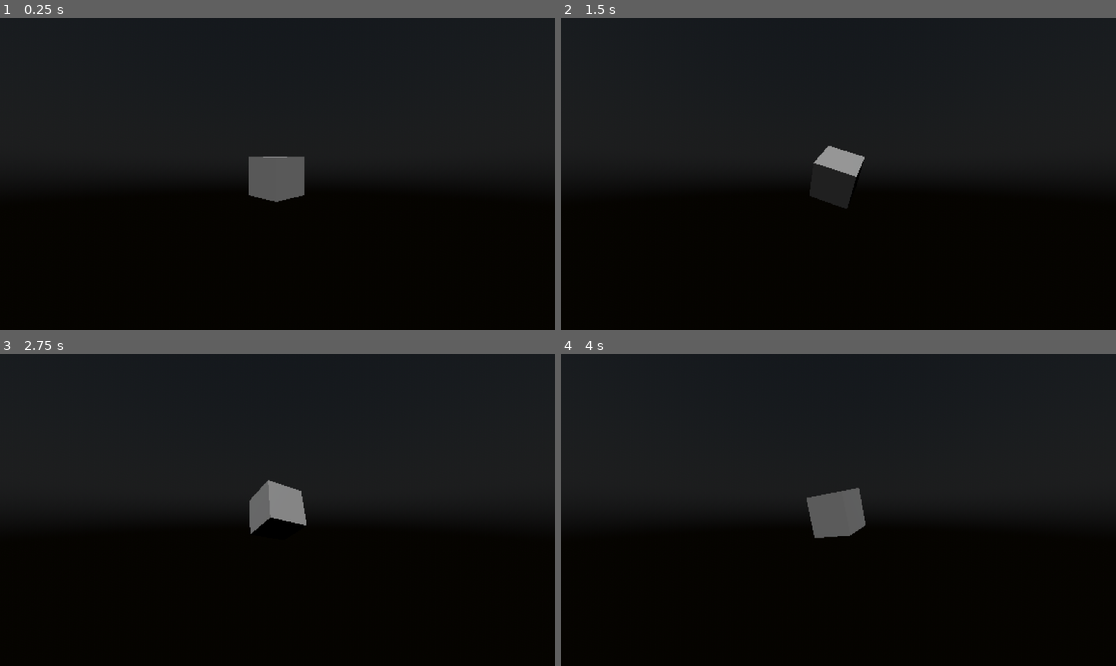
Above: before the commit, frames 1-4 (two rows, left to right).
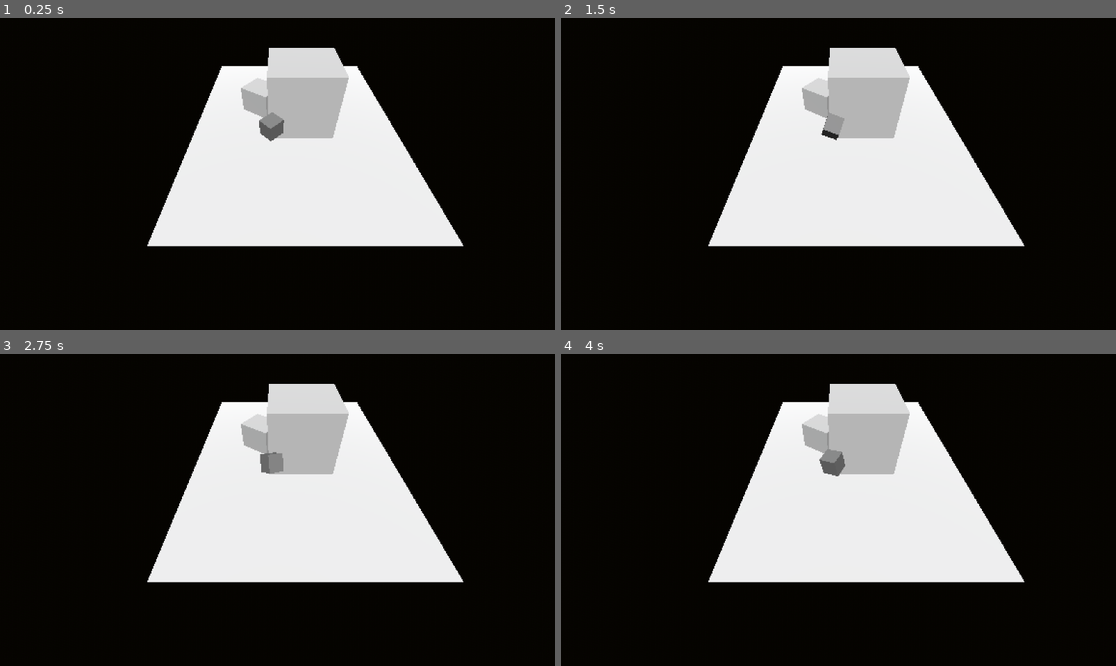
Above: after the commit, the same moments.

Repository: Numbers-Group/CODENAME-SPMC
Game: Godot game, scene res://Scenes/Levels/CubesSpin.tscn
The game is run twice, just before and just after one commit, with the same random seed, the same clock (stepped at 60 frames per second) and the same inputs. Before the commit the project starts from res://3d_shader_test.tscn.
Inputs:
- Up to frame 1 (0.25 s): no input
- Up to frame 2 (1.5 s): no input
- Up to frame 3 (2.75 s): no input
- Up to frame 4 (4 s): no input

The runs differ from the first frame. In frame 1, 60% of the frame differs, in the area x 0-100%, y 0-74%; in frame 2, 60%; in frame 3, 60%; in frame 4, 60%.

Commit message:
Simple Cubes

Diff:
--- /dev/null
+++ b/Scenes/Levels/CubesSpin.tscn
@@ -0,0 +1,74 @@
+[gd_scene load_steps=11 format=3 uid="uid://l37a6la5f4r5"]
+
+[ext_resource type="Script" path="res://Scripts/cube_spin.gd" id="1_27hwt"]
+[ext_resource type="PackedScene" uid="uid://qoaacoopu06d" path="res://Assets/Cubes.glb" id="2_1j2yi"]
+[ext_resource type="Shader" path="res://Shaders/Outline.gdshader" id="3_1y2ct"]
+[ext_resource type="Script" path="res://Scripts/CameraController.gd" id="3_4w2p4"]
+
+[sub_resource type="ShaderMaterial" id="ShaderMaterial_xxalg"]
+
+[sub_resource type="PhysicalSkyMaterial" id="PhysicalSkyMaterial_c86lj"]
+
+[sub_resource type="Sky" id="Sky_kfsek"]
+sky_material = SubResource("PhysicalSkyMaterial_c86lj")
+
+[sub_resource type="Environment" id="Environment_eplj0"]
+background_mode = 2
+sky = SubResource("Sky_kfsek")
+
+[sub_resource type="ShaderMaterial" id="ShaderMaterial_78tk2"]
+render_priority = 0
+shader = ExtResource("3_1y2ct")
+shader_parameter/depth_threshold = 0.05
+shader_parameter/reverse_depth_threshold = 0.25
+shader_parameter/normal_threshold = 0.6
+shader_parameter/darken_amount = 0.3
+shader_parameter/lighten_amount = 1.5
+shader_parameter/normal_edge_bias = Vector3(1, 1, 1)
+shader_parameter/light_direction = Vector3(-0.96, -0.18, 0.2)
+
+[sub_resource type="QuadMesh" id="QuadMesh_blcye"]
+material = SubResource("ShaderMaterial_78tk2")
+flip_faces = true
+size = Vector2(2, 2)
+
+[node name="Node3D" type="Node3D"]
+
+[node name="SubViewportContainer" type="SubViewportContainer" parent="."]
+texture_filter = 1
+anchors_preset = 15
+anchor_right = 1.0
+anchor_bottom = 1.0
+grow_horizontal = 2
+grow_vertical = 2
+stretch = true
+stretch_shrink = 2
+
+[node name="SubViewport" type="SubViewport" parent="SubViewportContainer"]
+handle_input_locally = false
+size = Vector2i(576, 324)
+render_target_update_mode = 4
+
+[node name="Level" type="Node3D" parent="SubViewportContainer/SubViewport"]
+
+[node name="CSGBox3D" type="CSGBox3D" parent="SubViewportContainer/SubViewport/Level"]
+transform = Transform3D(0.319666, -0.00302337, 0.231175, 0.00205509, 0.399282, 0.00216877, -0.254087, -0.000574241, 0.290858, -0.712678, 0.393917, 2.14628)
+size = Vector3(1, 0.978394, 1)
+material = SubResource("ShaderMaterial_xxalg")
+script = ExtResource("1_27hwt")
+
+[node name="WorldEnvironment" type="WorldEnvironment" parent="SubViewportContainer/SubViewport/Level"]
+environment = SubResource("Environment_eplj0")
+
+[node name="DirectionalLight3D" type="DirectionalLight3D" parent="SubViewportContainer/SubViewport/Level"]
+transform = Transform3D(0.999999, 0.0011602, -0.000792923, 6.48296e-06, 0.560432, 0.8282, 0.00140526, -0.828199, 0.560432, 0, 3.16126, 3.75615)
+
+[node name="Cubes" parent="SubViewportContainer/SubViewport/Level" instance=ExtResource("2_1j2yi")]
+
+[node name="Camera3D" type="Camera3D" parent="SubViewportContainer/SubViewport"]
+transform = Transform3D(1, 0, 0, 0, 0.644017, 0.765011, 0, -0.765011, 0.644017, -0.57847, 3.27383, 5.9911)
+size = 0.1
+script = ExtResource("3_4w2p4")
+
+[node name="PostProcessing" type="MeshInstance3D" parent="SubViewportContainer/SubViewport"]
+mesh = SubResource("QuadMesh_blcye")
--- /dev/null
+++ b/Scripts/CameraController.gd
@@ -0,0 +1,11 @@
+extends Camera3D
+
+
+# Called when the node enters the scene tree for the first time.
+func _ready():
+	pass # Replace with function body.
+
+
+# Called every frame. 'delta' is the elapsed time since the previous frame.
+func _process(delta):
+	pass
--- /dev/null
+++ b/Scripts/cube_spin.gd
@@ -0,0 +1,11 @@
+extends CSGBox3D
+
+
+# Called when the node enters the scene tree for the first time.
+func _ready():
+	pass # Replace with function body.
+
+
+# Called every frame. 'delta' is the elapsed time since the previous frame.
+func _process(delta):
+	rotate(Vector3(1, 1, 0).normalized(), 0.01)
--- /dev/null
+++ b/Shaders/Outline.gdshader
@@ -0,0 +1,90 @@
+shader_type spatial;
+render_mode unshaded;
+
+uniform sampler2D screen_texture : source_color, hint_screen_texture, filter_nearest;
+uniform sampler2D depth_texture : source_color, hint_depth_texture, filter_nearest;
+uniform sampler2D normal_texture : source_color, hint_normal_roughness_texture, filter_nearest;
+
+uniform float depth_threshold : hint_range(0, 1) = 0.05;
+uniform float reverse_depth_threshold : hint_range(0, 1) = 0.25;
+uniform float normal_threshold : hint_range(0, 1) = 0.6;
+
+uniform float darken_amount : hint_range(0, 1, 0.01) = 0.3;
+uniform float lighten_amount : hint_range(0, 10, 0.01) = 1.5;
+
+uniform vec3 normal_edge_bias = vec3(1, 1, 1);
+uniform vec3 light_direction = vec3(-0.96, -0.18, 0.2);
+
+float get_depth(vec2 screen_uv, mat4 inv_projection_matrix) {
+	float depth = texture(depth_texture, screen_uv).r;
+	vec3 ndc = vec3(screen_uv * 2.0 - 1.0, depth);
+	vec4 view = inv_projection_matrix * vec4(ndc, 1.0);
+	view.xyz /= view.w;
+	return -view.z;
+}
+
+void vertex() {
+	POSITION = vec4(VERTEX, 1.0);
+}
+
+void fragment() {
+	float depth = get_depth(SCREEN_UV, INV_PROJECTION_MATRIX);
+	vec3 normal = texture(normal_texture, SCREEN_UV).xyz * 2.0 - 1.0;
+	vec2 texel_size = 1.0 / VIEWPORT_SIZE.xy;
+
+	vec2 uvs[4];
+	uvs[0] = vec2(SCREEN_UV.x, SCREEN_UV.y + texel_size.y);
+	uvs[1] = vec2(SCREEN_UV.x, SCREEN_UV.y - texel_size.y);
+	uvs[2] = vec2(SCREEN_UV.x + texel_size.x, SCREEN_UV.y);
+	uvs[3] = vec2(SCREEN_UV.x - texel_size.x, SCREEN_UV.y);
+
+	float depth_diff = 0.0;
+	float depth_diff_reversed = 0.0;
+	float nearest_depth = depth;
+	vec2 nearest_uv = SCREEN_UV;
+
+	float normal_sum = 0.0;
+	for (int i = 0; i < 4; i++) {
+		float d = get_depth(uvs[i], INV_PROJECTION_MATRIX);
+		depth_diff += depth - d;
+		depth_diff_reversed += d - depth;
+
+		if (d < nearest_depth) {
+			nearest_depth = d;
+			nearest_uv = uvs[i];
+		}
+
+		vec3 n = texture(normal_texture, uvs[i]).xyz * 2.0 - 1.0;
+		vec3 normal_diff = normal - n;
+
+		// Edge pixels should yield to the normal closest to the bias direction
+		float normal_bias_diff = dot(normal_diff, normal_edge_bias);
+		float normal_indicator = smoothstep(-0.01, 0.01, normal_bias_diff);
+
+		normal_sum += dot(normal_diff, normal_diff) * normal_indicator;
+	}
+	float depth_edge = step(depth_threshold, depth_diff);
+
+	// The reverse depth sum produces depth lines inside of the object, but they don't look as nice as the normal depth_diff
+	// Instead, we can use this value to mask the normal edge along the outside of the object
+	float reverse_depth_edge = step(reverse_depth_threshold, depth_diff_reversed);
+
+	float indicator = sqrt(normal_sum);
+	float normal_edge = step(normal_threshold, indicator - reverse_depth_edge);
+
+	vec3 original = texture(screen_texture, SCREEN_UV).rgb;
+	vec3 nearest = texture(screen_texture, nearest_uv).rgb;
+
+	mat3 view_to_world_normal_mat = mat3(
+            INV_VIEW_MATRIX[0].xyz,
+            INV_VIEW_MATRIX[1].xyz,
+            INV_VIEW_MATRIX[2].xyz
+	);
+	float ld = dot((view_to_world_normal_mat * normal), normalize(light_direction));
+
+	vec3 depth_col = nearest * darken_amount;
+	vec3 normal_col = original * (ld > 0.0 ? darken_amount : lighten_amount);
+	vec3 edge_mix = mix(normal_col, depth_col, depth_edge);
+
+	ALBEDO = mix(original, edge_mix, (depth_edge > 0.0 ? depth_edge : normal_edge));
+}
--- a/project.godot
+++ b/project.godot
@@ -11,6 +11,6 @@
 [application]
 
 config/name="spmcv2"
-run/main_scene="res://3d_shader_test.tscn"
+run/main_scene="res://Scenes/Levels/CubesSpin.tscn"
 config/features=PackedStringArray("4.2", "Forward Plus")
 config/icon="res://icon.svg"
Binary file added: Assets/Cubes.glb
Not shown, added: Assets/Cubes.glb.import
Not shown, changed: .gitignore
